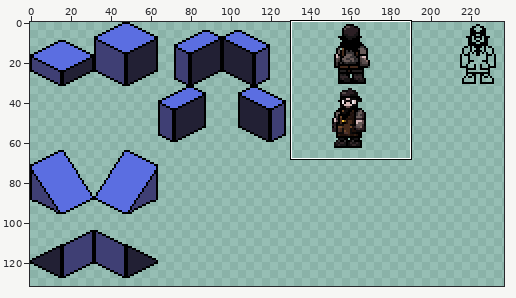
Edited in one commit: sprite sheet (Assets/Sprites/Sprite- tiles.png). The first picture is a wide view before the edit; the outline marks the close-up.
Close-up. Before the commit:
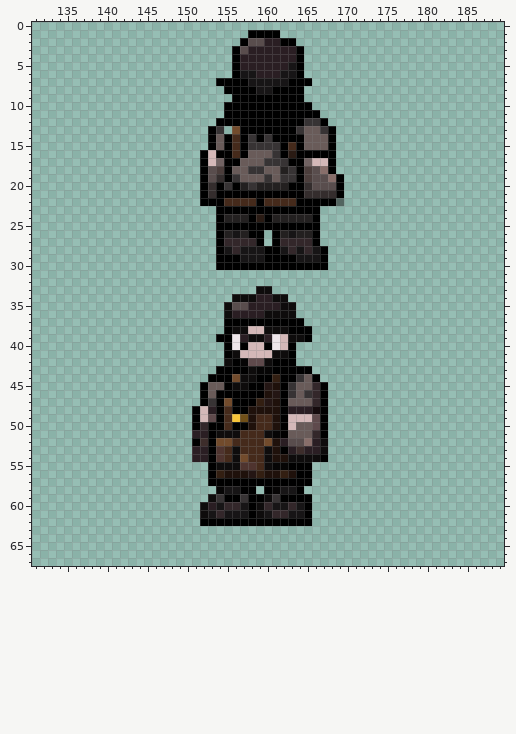
The file is 256x256 pixels. Colours within 5 levels of each other are drawn and written as one. Shown: x 131..189, y 0..67. The wide view leaves out empty margins.
The same view after the edit:
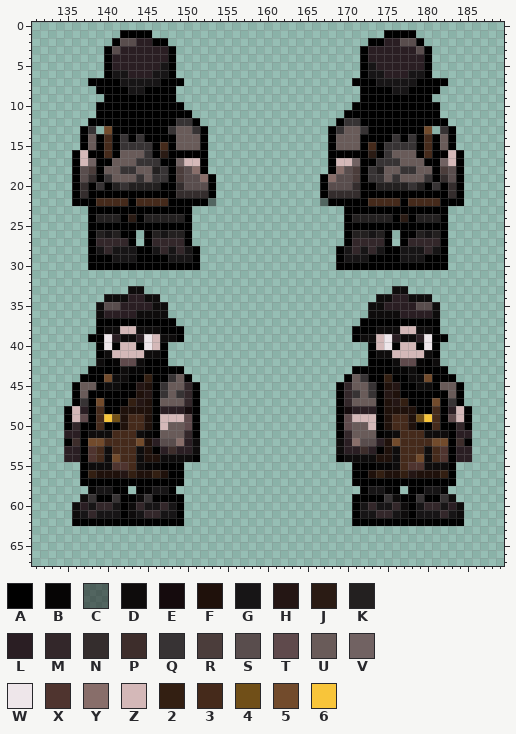
Palette (. is transparent): A #000000  B #060505  C #0e0c0c80  D #0e0c0c  E #150b0d  F #1f110b  G #171516  H #241614  J #2a1b14  K #232020  L #2a1e23  M #33272a  N #342d2d  P #3d2d2b  Q #373334  R #4b3d3b  S #594d4d  T #5f4a4c  U #695b59  V #716262  W #eee6ea  X #4f342f  Y #886e6a  Z #d4b8b8  2 #331f12  3 #452a1b  4 #704f18  5 #724b2c  6 #f8c53a
The edit:
Changed rows in their new state; - is an unchanged pixel.
first column x 135:
 1 -------AAAA------------....-------------AAAA-------
 2 ------ASSLLAA---------.......---------AALLSSA------
 3 -----ASLLLLLLA-------.........-------ALLLLLLSA-----
 4 -----ALLLLLLLA-------.........-------ALLLLLLLA-----
 5 -----ALLLLLLGA-------.........-------AGLLLLLLA-----
 6 -----AGGLLLGGA-------.........-------AGGLLLGGA-----
 7 ---AAAAGGGGGAAA----............-----AAAGGGGGAAAA---
 8 ----AAAAGGAAAA------..........-------AAAAGGAAAA----
 9 -----AAAAAAAAA-------.........-------AAAAAAAAA-----
10 ----AAAAAAAAAAA-----...........-----AAAAAAAAAAA----
11 ----AAAAAAAAAAAA----............---AAAAAAAAAAAA----
12 ---AAAAAAAAAAAQQA--..............-AQQAAAAAAAAAAA---
13 --AQ-5AAAAAAAQUUQA..-............-QUUQAAAAAAA5-QA--
14 --AUA3AQAQAAAAUUUA...............-UUUAAAAQAQA3AUA--
15 --AUA3AQQQQA3AUUUA...............-UUUA3AQQQQA3AUA--
16 -AZAA3AUUUQAJAAAA-...............-AAAAJAQUUUA3AAZA-
17 -AZVAAUUUQQQAAVZZ-...............-ZZVAAQQQUUUAAVZA-
18 -ASRAUUQQUUKQARSY-...............-YSRAQKUUQQUUARSA-
19 -ASNAQUUUQUQQARSSYA.............A-SSRAQQUQUUUQANSA-
20 -ANAQAKQKKKKAANSSSA.............A-SSNAAKKKKQKAQANA-
21 -ANAAAAAAAAAAANNNNA.............A-NNNAAAAAAAAAAANA-
22 -AAA3333A3333AAAA-C.............C-AAAA3333A3333AAA-
23 ---AAAAAAAAAAAAA---.............---AAAAAAAAAAAAA---
24 ---AKKKAJAKKKKKA---.............---AKKKKKAJAKKKA---
25 ---AAAAAAAAAAAAA---.............---AAAAAAAAAAAAA---
26 ---AKGKAA-AKGKKA---......-......---AKKGKA-AAKGKA---
27 ---AMMMMA-AMMMMA---......-......---AMMMMA-AMMMMA---
28 ---AGMGGGAAGMGMGA--..............-AGMGMGAAGGGMGA---
29 ---AAAGGGAAAAGGGA--..............-AGGGAAAAGGGAAA---
30 ---AAAAAAAAAAAAAA--..............-AAAAAAAAAAAAAA---
33 --------DD--------------..---------------DD--------
34 -----DDDLLDD---------.......-----------DDLLDDD-----
35 ----DSSLLLLDD-------.........---------DDLLLLSSD----
36 ----DLLLLDDDD-------.........---------DDDDLLLLD----
37 ----AAAAAAAAAA------..........-------AAAAAAAAAA----
38 ----ADDZZDDDAAA-----...........-----AAADDDZZDDA----
39 ---AAWLDDLWZDDA----............-----ADDZWLDDLWAA---
40 ----AWAZZAWZA-------.........---------AZWAZZAWA----
41 ----ADZZZZDDA-------.........---------ADDZZZZDA----
42 ----DABTTDAAA-------.........---------AAADTTBAD----
43 ---AAAADBBAAAAA----............-----AAAAABBDAAAA---
44 --AAA5DDAA2AAQUA--..............---AUQAA2AADD5AAA--
45 -AUUADDAAHFAQUUMA................-AMUUQAFHAADDAUUA-
46 -AUAAAAAAFHAQUQMA................-AMQUQAHFAAAAAAUA-
47 -AQA5AAA2HFAUUUMA................-AMUUUAFH2AAA5AQA-
48 AZLA3AAFFFFALLLE-................-AELLLAFFFFAA3ALZA
49 AZTA364F33FAZZZT-................-ATZZZAF33F463ATZA
50 AMAA3AAF33FAZUUT-................-ATUUZAF33FAA3AAMA
51 LLADDD333DBAUUUMA................-AMUUUABD333DDDALL
52 APA5533335FLSSYLD................-DLYSSLF5333355APA
53 LLAX3D333DFALPLLD................-DLLPLAFD333D3XALL
54 LLAX3D533DFFDDDDA................-ADDDDFFD335D3XALL
55 --ADDDXX3DBBAAA---.............-----AAABBD3XXDDDA--
56 --A2FFFH2FF2FAA---.............-----AAF2FF2HFFF2A--
57 --AAAAAAAAAAAAA---.............-----AAAAAAAAAAAAA--
58 ---BGGAA-ABGGA-----.....-.....-------AGGBA-AAGGB---
59 --DQAAQAADQAAAA---.............-----AAAAQDAAQAAQD--
60 -DLGMMGADMGGMGA--..............-----AGMGGMDAGMMGLD-
61 -DGMGGGADGMMGGA--..............-----AGGMMGDAGGGMGD-
62 -AAAAAAAAAAAAAA--..............-----AAAAAAAAAAAAAA-
Pixel boxes of the changes (left, top, right, bottom) in both close-ups:
changed: (64, 30, 472, 526)
